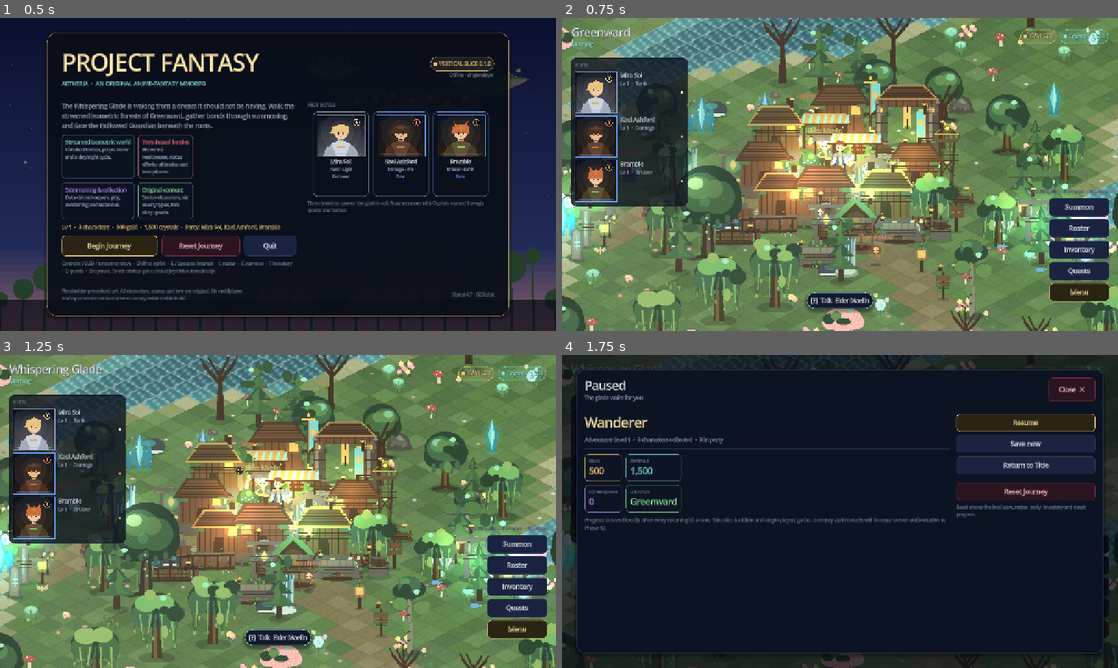
Above: before the commit, frames 1-4 (two rows, left to right).
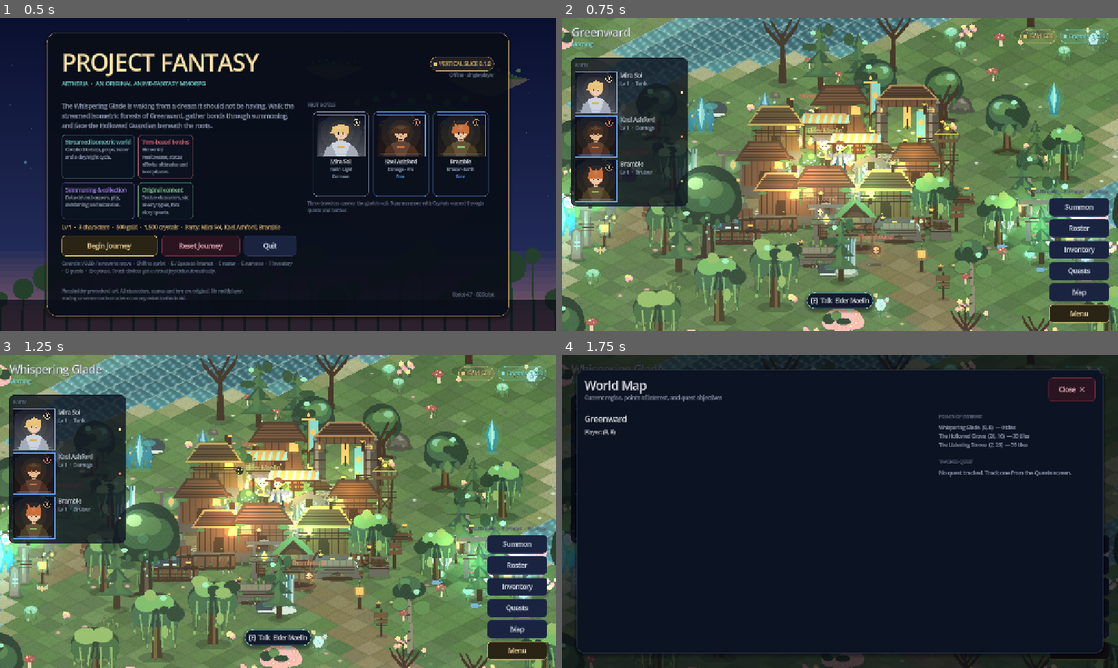
Above: after the commit, the same moments.

Repository: projectrandom003/project01
Game: Godot game, scene res://scenes/main.tscn
Two runs of this game, one before a commit and one after it. Both use one fixed random seed, a clock stepped at 60 frames per second and the inputs below.
Inputs (mouse positions are in pixels of both pictures, inside the frame that each line leads up to):
- Up to frame 1 (0.5 s): no input
- Up to frame 2 (0.75 s): click "Begin Journey" at 0.5 s
- Up to frame 3 (1.25 s): no input
- Up to frame 4 (1.75 s): click (1079, 630) at 1.25 s, where only the run after the commit has a clickable "Map"

Frame 1 is identical in both runs. In frame 2, 1.3% of the frame differs, in the area x 87-99%, y 84-98%; in frame 3, 1.3%; in frame 4, 8.7%, in the area x 4-99%, y 8-98%.

Commit message:
Phase 6 checkpoint: world interaction and RPG progression foundation

Diff:
--- a/resources/data/items.json
+++ b/resources/data/items.json
@@ -67,6 +67,7 @@
     "category": "equipment",
     "slot": "weapon",
     "rarity": "epic",
+    "level": 2,
     "element": "wind",
     "stats": { "atk": 24, "spd": 4 },
     "description": "A living bow cut from a branch that agreed to be cut.",
@@ -77,6 +78,7 @@
     "category": "equipment",
     "slot": "armor",
     "rarity": "rare",
+    "level": 1,
     "stats": { "hp": 120, "def": 16 },
     "description": "Moss woven so tightly it remembers being bark.",
     "color": "#6f8f5a"
@@ -86,6 +88,7 @@
     "category": "equipment",
     "slot": "accessory",
     "rarity": "rare",
+    "level": 1,
     "stats": { "spd": 9, "crit": 0.04 },
     "description": "A small wooden charm carved with a road that has no end.",
     "color": "#c9a45a"
@@ -95,6 +98,7 @@
     "category": "equipment",
     "slot": "weapon",
     "rarity": "legendary",
+    "level": 3,
     "element": "fire",
     "stats": { "atk": 38, "crit": 0.06 },
     "description": "Forged in the last hour of a sun that no longer exists.",
--- a/resources/data/quests.json
+++ b/resources/data/quests.json
@@ -4,9 +4,9 @@
     "region": "greenward",
     "summary": "Elder Maelin says the mosslings no longer sleep. Something under the roots is dreaming them awake.",
     "steps": [
-      { "type": "talk", "target": "elder_maelin", "text": "Hear Elder Maelin's request" },
-      { "type": "kill", "target": "mossling", "count": 3, "text": "Calm corrupted mosslings" },
-      { "type": "talk", "target": "elder_maelin", "text": "Return to Elder Maelin" }
+      { "type": "talk", "target": "elder_maelin", "grid": [6, 7], "text": "Hear Elder Maelin's request" },
+      { "type": "kill", "target": "mossling", "count": 3, "grid": [4, 6], "text": "Calm corrupted mosslings" },
+      { "type": "talk", "target": "elder_maelin", "grid": [6, 7], "text": "Return to Elder Maelin" }
     ],
     "rewards": {
       "gold": 300,
@@ -21,8 +21,8 @@
     "summary": "The corruption has a source. Elder Maelin believes it is the Hollowed Guardian at the edge of the glade.",
     "requires": "glade_whisper",
     "steps": [
-      { "type": "kill", "target": "corrupted_treant", "count": 1, "text": "Defeat the Hollowed Guardian" },
-      { "type": "talk", "target": "elder_maelin", "text": "Tell Elder Maelin what you found" }
+      { "type": "kill", "target": "corrupted_treant", "count": 1, "grid": [26, 16], "text": "Defeat the Hollowed Guardian" },
+      { "type": "talk", "target": "elder_maelin", "grid": [6, 7], "text": "Tell Elder Maelin what you found" }
     ],
     "rewards": {
       "gold": 700,
--- a/scripts/core/content_validator.gd
+++ b/scripts/core/content_validator.gd
@@ -461,6 +461,8 @@
 			var stats = _require(item, "stats", "dictionary", path, file, errors)
 			if typeof(stats) == TYPE_DICTIONARY:
 				_validate_equipment_stats(stats, path + ".stats", file, errors)
+			if item.has("level"):
+				_require_int(item, "level", path, file, errors, 1)
 		else:
 			if item.has("slot"):
 				_err(errors, file, path + ".slot", "%s items must not define an equipment slot" % category)
@@ -664,6 +666,9 @@
 				var step_type := _require_enum(step_dict, "type", QUEST_STEP_TYPES, step_path, file, errors)
 				var target := _require_nonempty_string(step_dict, "target", step_path, file, errors)
 				_require_nonempty_string(step_dict, "text", step_path, file, errors)
+				var step_grid: Variant = step_dict.get("grid", null)
+				if step_grid != null:
+					_validate_grid(step_grid, step_path + ".grid", file, errors)
 				if step_type == "talk" and not target.is_empty() and not dialogues.has(target):
 					_err(errors, file, step_path + ".target", "references missing dialogue '%s'" % target)
 				if step_type == "kill":
--- a/scripts/core/game_state.gd
+++ b/scripts/core/game_state.gd
@@ -431,6 +431,20 @@
 	return true
 
 
+func unequip_item(uid: String, slot: String) -> bool:
+	var instance := _find_instance(uid)
+	if instance == null:
+		return false
+	var current := instance.equipped_item(slot)
+	if current.is_empty():
+		return false
+	instance.unequip(slot)
+	add_item(current, 1)
+	EventBus.roster_changed.emit()
+	queue_save()
+	return true
+
+
 # ------------------------------------------------------------------- quests
 
 func quest_state(quest_id: String) -> String:
@@ -450,6 +464,67 @@
 	if index < 0 or index >= steps.size():
 		return {}
 	return steps[index]
+
+
+func tracked_quest() -> String:
+	return str(flags.get("tracked_quest", ""))
+
+
+func set_tracked_quest(quest_id: String) -> void:
+	if quest_id.is_empty():
+		untrack_quest()
+		return
+	flags["tracked_quest"] = quest_id
+	queue_save()
+	EventBus.quest_updated.emit(quest_id)
+
+
+func untrack_quest() -> void:
+	flags.erase("tracked_quest")
+	queue_save()
+
+
+func quest_destination(quest_id: String) -> Vector2:
+	# Returns the world-space destination of the currently active step, or
+	# Vector2.ZERO if unknown. Used by the HUD tracker and the world map.
+	if quest_id.is_empty():
+		return Vector2.ZERO
+	var step := quest_step(quest_id)
+	if step.is_empty():
+		return Vector2.ZERO
+	var grid: Variant = step.get("grid", null)
+	if typeof(grid) == TYPE_ARRAY and (grid as Array).size() == 2:
+		var g: Array = grid
+		return IsoMath.grid_to_world(float(g[0]), float(g[1]))
+	# Fall back to the region spawn grid if no explicit grid was authored.
+	var region: Dictionary = ContentDB.get_region("greenward")
+	var spawn: Array = region.get("spawn_grid", [8, 8])
+	return IsoMath.grid_to_world(float(spawn[0]), float(spawn[1]))
+
+
+func distance_to_tracked() -> float:
+	var qid := tracked_quest()
+	if qid.is_empty() or quest_state(qid) != "active":
+		return 0.0
+	var player := _find_player_position()
+	return player.distance_to(quest_destination(qid))
+
+
+func direction_to_tracked() -> Vector2:
+	var qid := tracked_quest()
+	if qid.is_empty() or quest_state(qid) != "active":
+		return Vector2.ZERO
+	var player := _find_player_position()
+	var delta := quest_destination(qid) - player
+	if delta.length_squared() < 0.0001:
+		return Vector2.ZERO
+	return delta.normalized()
+
+
+func _find_player_position() -> Vector2:
+	if has_player_position:
+		return player_position
+	return Vector2.ZERO
 
 
 func start_quest(quest_id: String, giver_id: String = "") -> bool:
--- a/scripts/game/game_screen.gd
+++ b/scripts/game/game_screen.gd
@@ -282,6 +282,8 @@
 			screen = InventoryScreen.new()
 		"quests":
 			screen = QuestScreen.new()
+		"map":
+			screen = MapScreen.new()
 		_:
 			push_warning("[GameScreen] Unknown screen: " + screen_id)
 			return
--- a/scripts/ui/hud.gd
+++ b/scripts/ui/hud.gd
@@ -127,7 +127,7 @@
 func refresh_quest() -> void:
 	if _quest_label == null:
 		return
-	var tracked := str(GameState.flags.get("tracked_quest", ""))
+	var tracked := GameState.tracked_quest()
 	if tracked.is_empty() or GameState.quest_state(tracked) == "not_started":
 		_quest_label.visible = false
 		return
@@ -139,8 +139,26 @@
 	var step_text := str(step.get("text", "Quest complete"))
 	if GameState.quest_state(tracked) == "complete":
 		step_text = "Complete"
-	_quest_label.text = "◆  %s — %s" % [str(definition.get("name", tracked)), step_text]
+	var distance := GameState.distance_to_tracked()
+	var arrow := _quest_arrow()
+	var suffix := ""
+	if not tracked.is_empty() and GameState.quest_state(tracked) == "active" and distance > 0.0:
+		suffix = "  (%s %.0fm)" % [arrow, distance / 16.0]
+	_quest_label.text = "◆  %s — %s%s" % [str(definition.get("name", tracked)), step_text, suffix]
 	_quest_label.visible = true
+
+
+func _quest_arrow() -> String:
+	# Returns a coarse 8-direction arrow toward the tracked quest destination.
+	var dir := GameState.direction_to_tracked()
+	if dir.length_squared() < 0.0001:
+		return "•"
+	var angle := dir.angle()
+	if angle < 0.0:
+		angle += TAU
+	var sector := int(round(angle / (PI * 0.25))) % 8
+	var arrows := ["→", "↘", "↓", "↙", "←", "↖", "↑", "↗"]
+	return arrows[sector]
 
 
 func show_toast(message: String) -> void:
@@ -238,6 +256,7 @@
 		{ "id": "collection", "text": "Roster" },
 		{ "id": "inventory", "text": "Inventory" },
 		{ "id": "quests", "text": "Quests" },
+		{ "id": "map", "text": "Map" },
 	]
 	for entry in entries:
 		var screen_id := str(entry.id)
--- a/scripts/ui/screens/collection_screen.gd
+++ b/scripts/ui/screens/collection_screen.gd
@@ -7,6 +7,8 @@
 var _cards: Dictionary = {}
 var _selected_uid: String = ""
 var _filter: String = "all"
+var _ascend_armed: bool = false
+var _ascend_armed_uid: String = ""
 
 # Phase 5 presentation counters. ZERO final portraits exist; every PortraitView
 # here still renders the procedural fallback. These track the additive rarity
@@ -206,12 +208,15 @@
 	_visual_theme_lines = 0
 	var instance := _find_instance(uid)
 	if instance == null:
+		_ascend_armed_uid = ""
+		_ascend_armed = false
 		_detail.add_child(UIFactory.label("No character selected.", 13, UITheme.TEXT_DIM))
 		return
 	var definition: CharacterDef = ContentDB.get_character(instance.char_id)
 	if definition == null:
 		_detail.add_child(UIFactory.label("Missing character definition.", 13, UITheme.DANGER))
 		return
+	_ascend_armed = (_ascend_armed_uid == instance.uid)
 
 	var portrait_center := CenterContainer.new()
 	var portrait := PortraitView.new()
@@ -264,6 +269,14 @@
 	progression.add_child(UIFactory.chip("Awakening %d / %d" % [instance.awakening, CharacterInstance.MAX_AWAKENING], UITheme.TEAL))
 	_detail.add_child(progression)
 
+	# XP / level-up progress (P2).
+	var xp_needed := GameState.xp_to_next(instance.level)
+	var xp_bar := UIFactory.bar(UITheme.TEAL, 8)
+	xp_bar.max_value = maxf(1.0, float(xp_needed))
+	xp_bar.value = clampf(float(instance.xp), 0.0, float(xp_needed))
+	_detail.add_child(xp_bar)
+	_detail.add_child(UIFactory.label("XP %d / %d" % [instance.xp, xp_needed], 10, UITheme.TEXT_FAINT))
+
 	var multiplier := instance.power_multiplier() * GameState.collection_bonus()
 	var stats := UIFactory.grid(2, 4)
 	stats.add_child(_stat_row("HP", int(round(definition.stat("hp") * multiplier))))
@@ -273,6 +286,22 @@
 	stats.add_child(_stat_row("Crit", "%.1f%%" % (definition.stat("crit") * 100.0)))
 	stats.add_child(_stat_row("Power", int(round(_power_score(definition, multiplier)))))
 	_detail.add_child(stats)
+
+	# Equipped items (P3).
+	_detail.add_child(UIFactory.label("EQUIPPED", 10, UITheme.TEXT_FAINT))
+	var equip_box := UIFactory.vbox(4)
+	for slot in CharacterInstance.SLOTS:
+		var item_id := instance.equipped_item(slot)
+		var item_name := "—"
+		if not item_id.is_empty():
+			var item: Dictionary = ContentDB.get_item(item_id)
+			item_name = str(item.get("name", item_id))
+		var row := UIFactory.hbox(6)
+		row.add_child(UIFactory.label(slot.capitalize(), 11, UITheme.TEXT_DIM))
+		row.add_child(UIFactory.spacer())
+		row.add_child(UIFactory.label(item_name, 11, UITheme.TEXT if not item_id.is_empty() else UITheme.TEXT_FAINT))
+		equip_box.add_child(row)
+	_detail.add_child(equip_box)
 
 	var skill_ids: Array = definition.skills.duplicate()
 	if not definition.ultimate.is_empty():
@@ -317,11 +346,26 @@
 	actions.add_child(party_button)
 
 	var ascension := GameState.ascension_info(instance.uid)
+	var levelup_button := UIFactory.button("Gain 100 XP", true)
+	levelup_button.pressed.connect(func() -> void:
+		var result: Dictionary = GameState.add_xp_to_character(instance, 100)
+		var gained := int(result.get("levels", 0))
+		if gained > 0:
+			EventBus.toast_requested.emit("Level up! +%d level(s)" % gained)
+		else:
+			EventBus.toast_requested.emit("+100 XP")
+		_show_detail(instance.uid)
+	)
+	actions.add_child(levelup_button)
+
 	var ascend_button := UIFactory.button("Ascend", false)
 	if not bool(ascension.get("ok", false)):
 		ascend_button.disabled = true
 		ascend_button.tooltip_text = str(ascension.get("reason", "Cannot ascend yet."))
 		ascend_button.text = "Ascend — locked"
+	elif _ascend_armed and _ascend_armed_uid == instance.uid:
+		ascend_button.text = "Press again to Ascend"
+		ascend_button.add_theme_color_override("font_color", UITheme.DANGER)
 	else:
 		ascend_button.text = "Ascend — %s gold · %d dew" % [UIFactory.number(int(ascension.gold)), int(ascension.dew)]
 	ascend_button.pressed.connect(func() -> void: _ascend(instance.uid))
@@ -363,12 +407,20 @@
 
 
 func _ascend(uid: String) -> void:
+	if _ascend_armed_uid != uid:
+		_ascend_armed_uid = uid
+		_ascend_armed = true
+		_show_detail(uid)
+		return
+	_ascend_armed_uid = ""
+	_ascend_armed = false
 	if GameState.ascend(uid):
 		EventBus.toast_requested.emit("Ascension successful.")
 		_rebuild_grid()
 		_show_detail(uid)
 	else:
 		EventBus.toast_requested.emit("Ascension failed.")
+		_show_detail(uid)
 
 
 func _find_instance(uid: String) -> CharacterInstance:
--- a/scripts/ui/screens/inventory_screen.gd
+++ b/scripts/ui/screens/inventory_screen.gd
@@ -199,6 +199,17 @@
 		var equipped_by := _equipped_by(item_id)
 		if not equipped_by.is_empty():
 			_detail.add_child(UIFactory.label("Equipped by: " + ", ".join(equipped_by), 11, UITheme.TEAL))
+			for instance in GameState.roster:
+				var definition: CharacterDef = ContentDB.get_character(instance.char_id)
+				if definition == null:
+					continue
+				for slot in CharacterInstance.SLOTS:
+					if instance.equipped_item(slot) == item_id:
+						var unequip_button := UIFactory.small_button("Unequip from " + definition.display_name)
+						var uid: String = instance.uid
+						var slot_name: String = slot
+						unequip_button.pressed.connect(func() -> void: _unequip(uid, slot_name))
+						_detail.add_child(unequip_button)
 		var target_row := UIFactory.vbox(4)
 		target_row.add_child(UIFactory.label("Equip to", 11, UITheme.TEXT_FAINT))
 		var picker := OptionButton.new()
@@ -256,6 +267,15 @@
 	return result
 
 
+func _unequip(uid: String, slot: String) -> void:
+	if GameState.unequip_item(uid, slot):
+		EventBus.toast_requested.emit("Item unequipped.")
+		_rebuild_grid()
+		_show_detail(_selected_item)
+	else:
+		EventBus.toast_requested.emit("Could not unequip that item.")
+
+
 func _equip(item_id: String) -> void:
 	if _equip_target_uid.is_empty():
 		EventBus.toast_requested.emit("Choose a character first.")
--- /dev/null
+++ b/scripts/ui/screens/map_screen.gd
@@ -0,0 +1,91 @@
+class_name MapScreen
+extends OverlayScreen
+## Functional world map: region name, player position, POIs, quest markers,
+## and directional guidance to the tracked quest objective.
+
+var _info_box: VBoxContainer
+
+
+func _init() -> void:
+	screen_title = "World Map"
+	screen_subtitle = "Current region, points of interest, and quest objectives"
+
+
+func _build_content() -> void:
+	var split := UIFactory.hbox(14)
+	split.size_flags_vertical = Control.SIZE_EXPAND_FILL
+	content.add_child(split)
+
+	# Left: map info
+	var left := UIFactory.vbox(8)
+	left.size_flags_horizontal = Control.SIZE_EXPAND_FILL
+	split.add_child(left)
+
+	var region: Dictionary = {}
+	if GameState.player_region != "":
+		region = ContentDB.get_region(GameState.player_region)
+	var region_name := "Unknown"
+	if not region.is_empty():
+		region_name = str(region.get("name", GameState.player_region))
+	left.add_child(UIFactory.heading(region_name, 18, UITheme.TEXT))
+
+	# Player position
+	var player_grid := Vector2.ZERO
+	if GameState.has_player_position:
+		player_grid = IsoMath.world_to_grid(GameState.player_position)
+	left.add_child(UIFactory.label("Player: (%.0f, %.0f)" % [player_grid.x, player_grid.y], 12, UITheme.TEXT))
+
+	# Right: info panel
+	var right := UIFactory.vbox(10)
+	right.custom_minimum_size = Vector2(360, 0)
+	split.add_child(right)
+
+	right.add_child(UIFactory.label("POINTS OF INTEREST", 10, UITheme.TEXT_FAINT))
+	_info_box = UIFactory.vbox(4)
+	right.add_child(_info_box)
+
+	var pois: Array = region.get("pois", [])
+	for poi in pois:
+		if typeof(poi) != TYPE_DICTIONARY:
+			continue
+		var grid: Variant = poi.get("grid", null)
+		if typeof(grid) != TYPE_ARRAY or (grid as Array).size() != 2:
+			continue
+		var g: Array = grid
+		var poi_name := str(poi.get("name", poi.get("id", "POI")))
+		var poi_pos := IsoMath.grid_to_world(float(g[0]), float(g[1]))
+		var dist_to := 0.0
+		if GameState.has_player_position:
+			dist_to = GameState.player_position.distance_to(poi_pos)
+		var label := "%s  (%.0f, %.0f)  — %.0f tiles" % [poi_name, float(g[0]), float(g[1]), dist_to / 16.0]
+		_info_box.add_child(UIFactory.label(label, 11, UITheme.TEXT_DIM))
+
+	if pois.is_empty():
+		_info_box.add_child(UIFactory.label("No points of interest.", 11, UITheme.TEXT_DIM))
+
+	# Tracked quest
+	right.add_child(UIFactory.separator())
+	right.add_child(UIFactory.label("TRACKED QUEST", 10, UITheme.TEXT_FAINT))
+	var tracked := GameState.tracked_quest()
+	if tracked.is_empty() or GameState.quest_state(tracked) != "active":
+		right.add_child(UIFactory.label("No quest tracked. Track one from the Quests screen.", 12, UITheme.TEXT_DIM))
+	else:
+		var definition: Dictionary = ContentDB.get_quest(tracked)
+		var step: Dictionary = GameState.quest_step(tracked)
+		right.add_child(UIFactory.label(str(definition.get("name", tracked)), 13, UITheme.TEXT))
+		right.add_child(UIFactory.label(str(step.get("text", "")), 11, UITheme.TEXT_DIM))
+		var dist := GameState.distance_to_tracked()
+		var arrow := _quest_arrow()
+		right.add_child(UIFactory.label("%s  %.0f tiles" % [arrow, dist / 16.0], 12, UITheme.TEAL))
+
+
+func _quest_arrow() -> String:
+	var dir := GameState.direction_to_tracked()
+	if dir.length_squared() < 0.0001:
+		return "•"
+	var angle := dir.angle()
+	if angle < 0.0:
+		angle += TAU
+	var sector := int(round(angle / (PI * 0.25))) % 8
+	var arrows := ["→", "↘", "↓", "↙", "←", "↖", "↑", "↗"]
+	return arrows[sector]
--- a/scripts/world/chunk_builder.gd
+++ b/scripts/world/chunk_builder.gd
@@ -94,6 +94,7 @@
 	var terrain_colors: Array = []
 	var water_transforms: Array = []
 	var water_colors: Array = []
+	var water_tiles: Array = []
 	var detail_transforms: Array = []
 	var detail_instance_colors: Array = []
 	var props: Array = []
@@ -128,6 +129,7 @@
 					wcolor = wcolor.lerp(foam_color, (0.25 - depth) * 0.45) # shoreline foam in the shallows
 				water_transforms.append(transform)
 				water_colors.append(wcolor * Color(1, 1, 1, 0.86))
+				water_tiles.append(center)
 				# A few lily pads / foam flecks near the river banks (detail layer).
 				if river_dist <= RIVER_HALF_WIDTH + 1.0 and rng.randf() < detail_density * 0.5:
 					var wc: Color = detail_palette[5] if rng.randf() < 0.5 else detail_palette[6]
@@ -231,6 +233,7 @@
 		"terrain": terrain_node,
 		"water": water_node,
 		"props": props,
+		"water_tiles": water_tiles,
 		"detail": detail_node,
 	}
 
--- a/scripts/world/greenward_world.gd
+++ b/scripts/world/greenward_world.gd
@@ -88,6 +88,8 @@
 var _interactive_props: Array = []
 var _lights: Array = []
 var _prop_kind_counts: Dictionary = {}
+var _bridge_positions: Array = []
+var _bridge_radius: float = 40.0
 var _texture_keys: Dictionary = {}
 
 # PART 5 (World Presentation): cached visual-standards validation + region tint.
@@ -145,6 +147,9 @@
 	# tint to ambient/fog. AFTER atmosphere setup, BEFORE streaming / world_ready.
 	apply_visual_standards()
 
+	add_to_group("world")
+	add_to_group("greenward_world")
+
 	var grid := IsoMath.world_to_grid(player.position)
 	current_center = streamer.center_chunk(grid)
 	_update_streaming(grid)
@@ -306,6 +311,31 @@
 		data.water.z_index = 1
 		terrain_layer.add_child(data.water)
 
+	# Water collision: per-tile circles on layer 1, skipping tiles near bridges.
+	var water_body: StaticBody2D = null
+	var water_tiles: Array = data.get("water_tiles", [])
+	if water_tiles.size() > 0:
+		water_body = StaticBody2D.new()
+		water_body.name = "WaterCollision"
+		water_body.collision_layer = 1
+		water_body.collision_mask = 0
+		for tile_center in water_tiles:
+			var center: Vector2 = tile_center
+			var skip := false
+			for bp in _bridge_positions:
+				if center.distance_to(bp) <= _bridge_radius:
+					skip = true
+					break
+			if skip:
+				continue
+			var shape_node := CollisionShape2D.new()
+			var circle := CircleShape2D.new()
+			circle.radius = 16.0
+			shape_node.shape = circle
+			shape_node.position = center
+			water_body.add_child(shape_node)
+		terrain_layer.add_child(water_body)
+
 	var prop_nodes: Array = []
 	for entry in data.props:
 		var variant := int(entry.get("variant", 0))
@@ -321,6 +351,7 @@
 		"terrain": data.terrain,
 		"water": data.water,
 		"props": prop_nodes,
+		"water_body": water_body,
 	}
 
 
@@ -330,10 +361,49 @@
 		var node: Node = data.get(key, null)
 		if node != null and is_instance_valid(node):
 			node.queue_free()
+	var water_body: Node = data.get("water_body", null)
+	if water_body != null and is_instance_valid(water_body):
+		water_body.queue_free()
 	for prop in data.get("props", []):
 		if is_instance_valid(prop):
 			prop.queue_free()
 	loaded_chunks.erase(coord)
+
+
+# --------------------------------------------------------------- water / walkability
+func is_water_world(world_pos: Vector2) -> bool:
+	if elevation == null:
+		return false
+	var grid := IsoMath.world_to_grid(world_pos)
+	var elev := elevation.get_noise_2d(grid.x, grid.y)
+	var wl := get_water_level()
+	return elev < wl
+
+func is_walkable(world_pos: Vector2) -> bool:
+	if not is_water_world(world_pos):
+		return true
+	return is_near_bridge(world_pos)
+
+func is_near_bridge(world_pos: Vector2) -> bool:
+	for bp in _bridge_positions:
+		if world_pos.distance_to(bp) <= _bridge_radius:
+			return true
+	return false
+
+func world_to_grid(world_pos) -> Vector2:
+	return IsoMath.world_to_grid(world_pos)
+
+func get_water_level() -> float:
+	var biome: Variant = region.get("biome", {})
+	if typeof(biome) != TYPE_DICTIONARY:
+		biome = {}
+	return float(biome.get("water_level", -0.22))
+
+func get_bridge_positions() -> Array:
+	return _bridge_positions
+
+func get_bridge_radius() -> float:
+	return _bridge_radius
 
 
 # ---------------------------------- main-thread chunk preparation (PART 5)
@@ -434,6 +504,8 @@
 
 
 func _add_prop(type: String, grid_position: Vector2, scale_value: float = 1.0, flip: bool = false, variant: int = 0) -> Sprite2D:
+	if "bridge" in type or type == "wooden_bridge" or type == "stone_bridge":
+		_bridge_positions.append(IsoMath.grid_to_world(grid_position.x, grid_position.y))
 	var sprite := _make_prop_sprite(type, IsoMath.grid_to_world(grid_position.x, grid_position.y), scale_value, flip, variant)
 	if sprite != null:
 		entities.add_child(sprite)
--- a/scripts/world/roaming_monster.gd
+++ b/scripts/world/roaming_monster.gd
@@ -166,10 +166,15 @@
 	if distance < 210.0:
 		var to_player := _player.position - position
 		if distance > 55.0:
-			position = position.move_toward(_player.position, move_speed * 1.9 * delta)
-			visual.walking = true
-			visual.set_move_direction(to_player)
-			visual.play(ANIM_RUN)
+			if _target_walkable(_player.position):
+				position = position.move_toward(_player.position, move_speed * 1.9 * delta)
+				visual.walking = true
+				visual.set_move_direction(to_player)
+				visual.play(ANIM_RUN)
+			else:
+				visual.walking = false
+				visual.set_move_direction(to_player)
+				visual.play(ANIM_IDLE)
 		else:
 			visual.walking = false
 			visual.set_move_direction(to_player)
@@ -178,9 +183,17 @@
 		_roam_timer -= delta
 		if _roam_timer <= 0.0:
 			_roam_timer = randf_range(2.0, 5.0)
-			var offset := Vector2(randf_range(-roam_radius, roam_radius), randf_range(-roam_radius, roam_radius))
-			_roam_target = home_position + offset
-		if position.distance_to(_roam_target) > 4.0:
+			var found := false
+			for _attempt in 8:
+				var offset := Vector2(randf_range(-roam_radius, roam_radius), randf_range(-roam_radius, roam_radius))
+				var candidate := home_position + offset
+				if _target_walkable(candidate):
+					_roam_target = candidate
+					found = true
+					break
+			if not found:
+				_roam_target = position
+		if position.distance_to(_roam_target) > 4.0 and _target_walkable(_roam_target):
 			var to_target := _roam_target - position
 			position = position.move_toward(_roam_target, move_speed * delta)
 			visual.walking = true
@@ -234,3 +247,18 @@
 	_roam_target = home_position
 	_spawn_grace = 2.0
 	_engagement_cooldown = 0.0
+
+
+func _world() -> Node:
+	if not is_inside_tree():
+		return null
+	return get_tree().get_first_node_in_group("world")
+
+
+func _target_walkable(pos: Vector2) -> bool:
+	var w := _world()
+	if w == null or not is_instance_valid(w):
+		return true
+	if not w.has_method("is_walkable"):
+		return true
+	return bool(w.is_walkable(pos))
Not shown, added: scripts/ui/screens/map_screen.gd.uid
